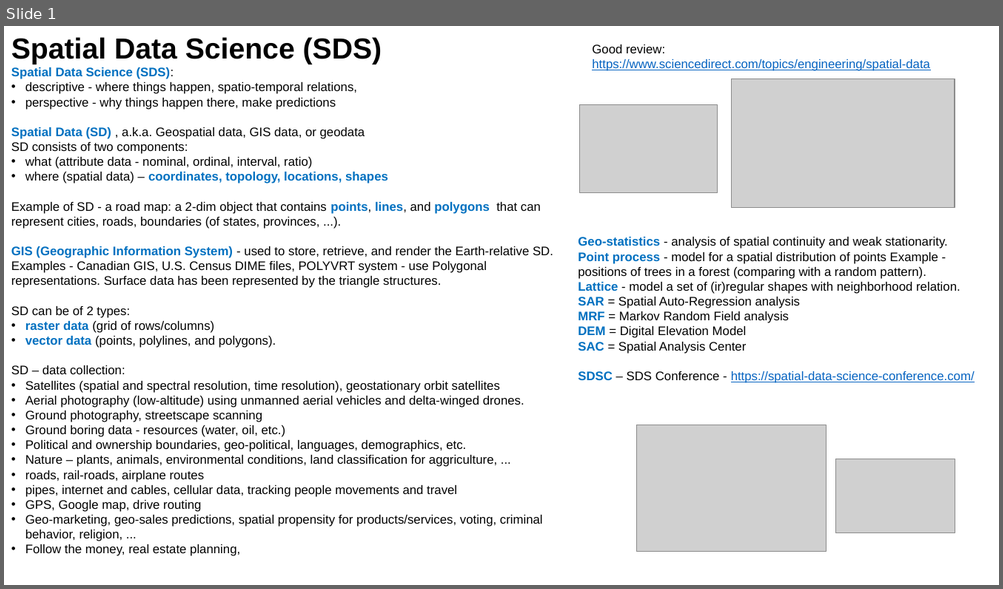
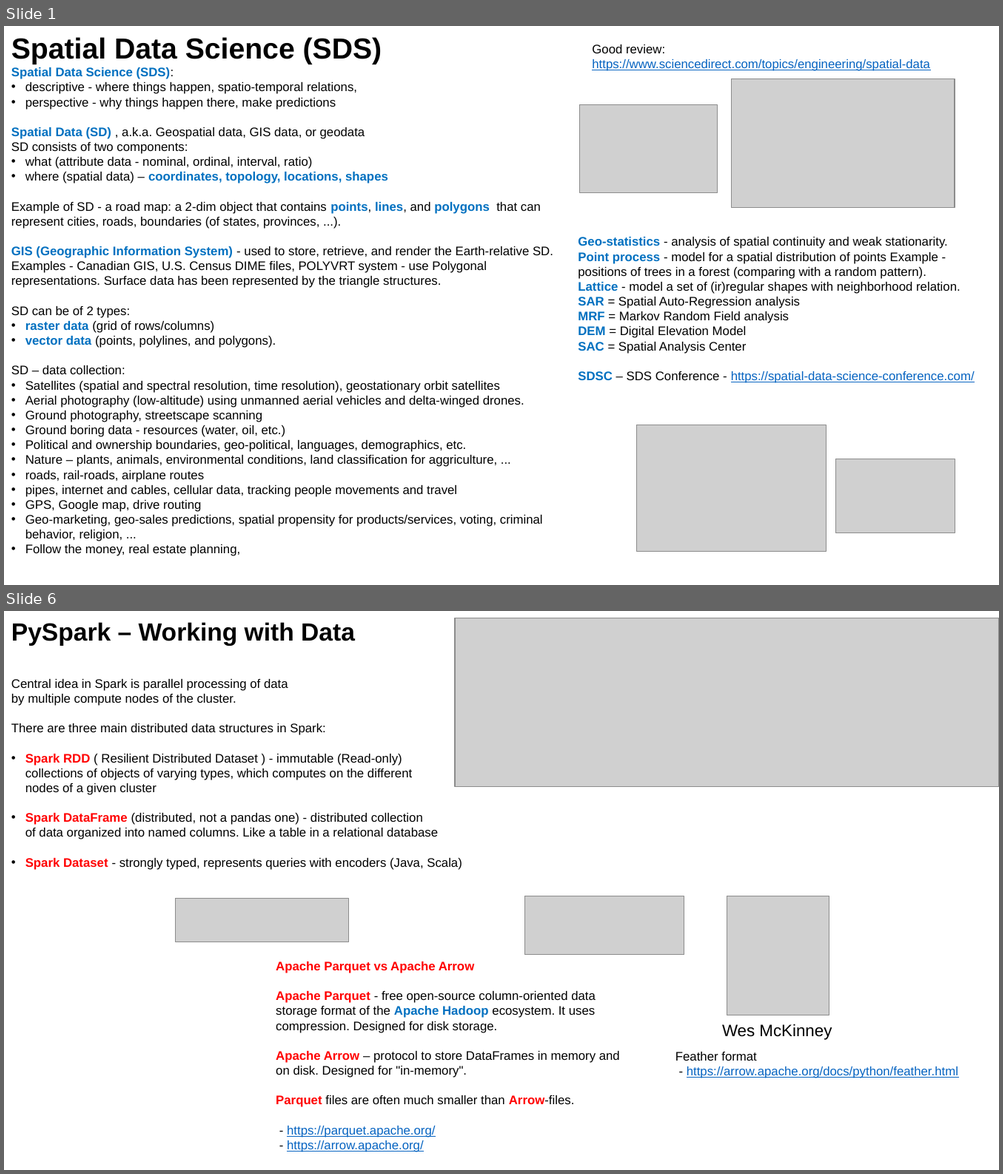
Before and after one commit to lselector/ml_ai_doc, a slide deck: Geo_Spatial.pptx. Shown one above the other, each under a label of ours: slide 1 before the commit, slides 1 and 6 after it; the slides between them are not shown. The pictures are 1003x589 and 1003x1174 pixels, drawn with LibreOffice and Linux fonts; fonts in the diff are those of the drawing; grey boxes stand for pictures. Boxes give left, top, right and bottom in pixels: in the first picture for what was removed or moved away, otherwise in the second. Text is boxed around its words. In the diff, an @@ line names an element or a change of style, - is before the commit and + after.

```diff
--- a/Geo_Spatial.pptx
+++ b/Geo_Spatial.pptx
@@ slide 6 added at [4,611,999,1170], background #FFFFFF @@
@@ text added at [11,622,355,646], 24 pt, text #000000, bold @@
+PySpark – Working with Data
@@ picture added at [455,618,999,787] @@
@@ text added at [11,679,462,870], 12 pt, text #000000 @@
+Central idea in Spark is parallel processing of data
+by multiple compute nodes of the cluster.
+There are three main distributed data structures in Spark:
+• Spark RDD ( Resilient Distributed Dataset ) - immutable (Read-only)
+  collections of objects of varying types, which computes on the different
+  nodes of a given cluster
+• Spark DataFrame (distributed, not a pandas one) - distributed collection
+  of data organized into named columns. Like a table in a relational database
+• Spark Dataset - strongly typed, represents queries with encoders (Java, Scala)
@@ picture added at [176,899,350,943] @@
@@ picture added at [525,897,685,955] @@
@@ picture added at [727,896,829,1015] @@
@@ text added at [276,962,620,1153], 12 pt, text #000000 @@
+Apache Parquet vs Apache Arrow
+Apache Parquet - free open-source column-oriented data storage format of the Apache Hadoop ecosystem. It uses compression. Designed for disk storage.
+Apache Arrow – protocol to store DataFrames in memory and on disk. Designed for "in-memory".
+Parquet files are often much smaller than Arrow-files.
+- https://parquet.apache.org/
+- https://arrow.apache.org/
@@ text added at [722,1024,831,1040], 16 pt, text #000000 @@
+Wes McKinney
@@ text added at [675,1052,958,1079], 12 pt, text #0563C1, underline @@
+Feather format
+- https://arrow.apache.org/docs/python/feather.html
```
Also in this commit, not shown: 7 slides changed, 2 other slides added, 1 slide removed, 1 other file.
